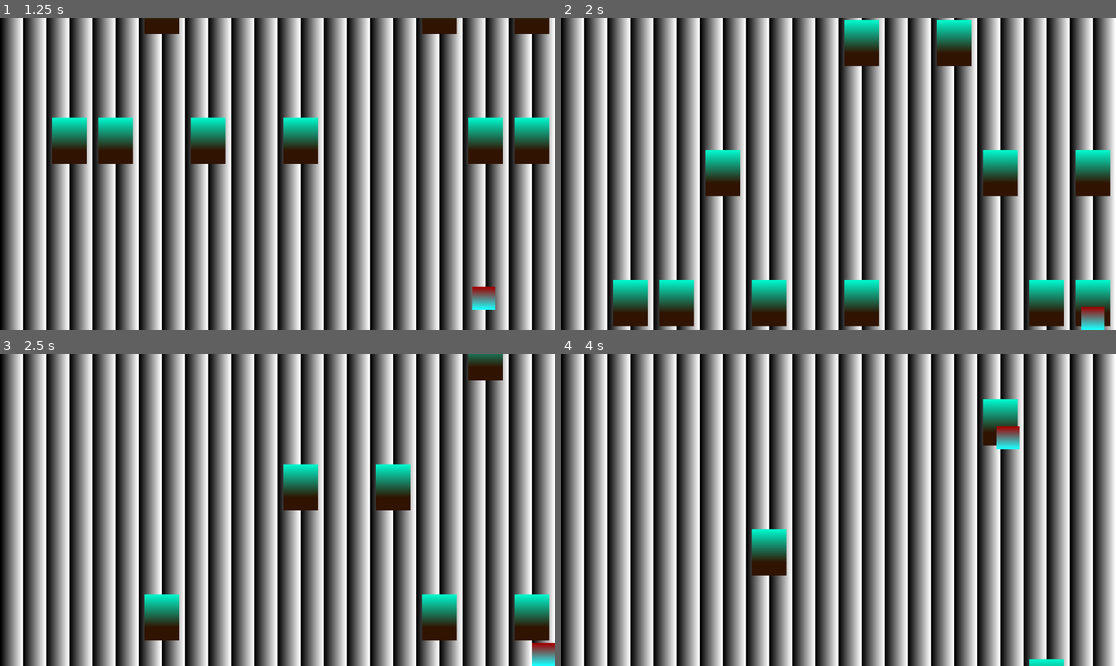
Above: before the commit, frames 1-4 (two rows, left to right).
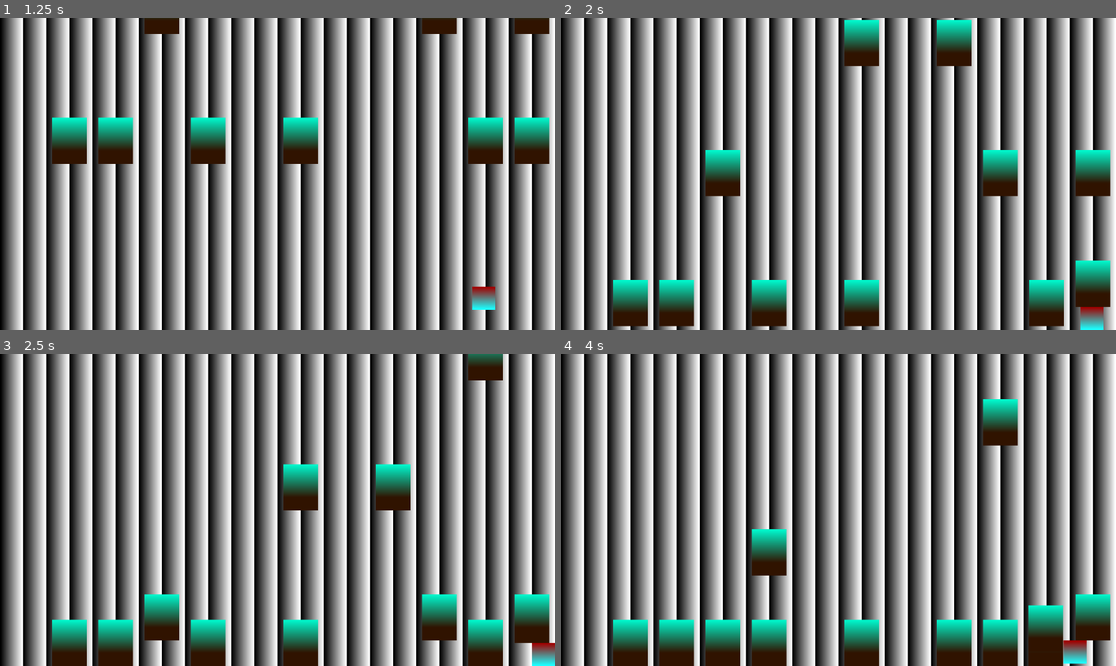
Above: after the commit, the same moments.

Repository: appellatebaton0/siege-9
Game: Godot game, scene res://scenes/main.tscn
Same seed, same stepped clock (60 frames per second), same inputs: the game is played once before the commit and once after it.
Inputs:
- Up to frame 1 (1.25 s): tap Enter at 0.5 s; hold D (Right) from 0.53 s (still down)
- Up to frame 2 (2 s): release D (Right) at 1.28 s; hold S (Down) from 1.28 s (still down)
- Up to frame 3 (2.5 s): release S (Down) at 2.03 s; hold D (Right) from 2.03 s (still down)
- Up to frame 4 (4 s): release D (Right) at 2.78 s; hold W (Up) 2.78-3.53 s; hold A (Left) from 3.53 s (still down)

Frame 1 is identical in both runs. In frame 2, 1.1% of the frame differs, in the area x 92-99%, y 77-100%; in frame 3, 4.7%; in frame 4, 9.3%, in the area x 9-99%, y 23-100%.

Commit message:
v0.6 - Stopping
Made the Sleds stop upon collision with the Player or the bottom of the screen, and made them actually stop the player.

Diff:
--- a/project.godot
+++ b/project.godot
@@ -56,3 +56,4 @@
 2d_physics/layer_1="Environment"
 2d_physics/layer_2="Sled"
 2d_physics/layer_3="Player"
+2d_physics/layer_4="Playspace"
--- a/scenes/main.tscn
+++ b/scenes/main.tscn
@@ -31,10 +31,6 @@
 
 [node name="Main" type="Node"]
 
-[node name="Camera2D" type="Camera2D" parent="."]
-position = Vector2(192, 108)
-zoom = Vector2(3, 3)
-
 [node name="TileMapLayer" type="TileMapLayer" parent="."]
 tile_map_data = PackedByteArray("AAAAAAAAAAAAAAAAAAAAAAEAAAAAAAAAAAAAAAIAAAAAAAAAAAAAAAMAAAAAAAAAAAAAAAQAAAAAAAAAAAAAAA …(5296 unchanged characters)…
 tile_set = SubResource("TileSet_tbgi4")
@@ -47,7 +43,8 @@
 [node name="Player" type="CharacterBody2D" parent="."]
 position = Vector2(218, 194)
 collision_layer = 4
-collision_mask = 3
+collision_mask = 11
+motion_mode = 1
 script = ExtResource("3_sugp2")
 
 [node name="CollisionShape2D" type="CollisionShape2D" parent="Player"]
@@ -56,21 +53,33 @@
 [node name="Sprite2D" type="Sprite2D" parent="Player"]
 texture = SubResource("GradientTexture2D_tbgi4")
 
-[node name="StaticBody2D" type="StaticBody2D" parent="."]
+[node name="Camera2D" type="Camera2D" parent="."]
+position = Vector2(192, 108)
+zoom = Vector2(3, 3)
+
+[node name="Playspace" type="StaticBody2D" parent="Camera2D"]
+collision_layer = 8
 collision_mask = 7
 
-[node name="CollisionShape2D" type="CollisionShape2D" parent="StaticBody2D"]
-position = Vector2(-10, 112.5)
+[node name="CollisionShape2D" type="CollisionShape2D" parent="Camera2D/Playspace"]
+position = Vector2(-202, 4.5)
 shape = SubResource("RectangleShape2D_sugp2")
 
-[node name="CollisionShape2D2" type="CollisionShape2D" parent="StaticBody2D"]
-position = Vector2(394, 112.5)
+[node name="CollisionShape2D2" type="CollisionShape2D" parent="Camera2D/Playspace"]
+position = Vector2(202, 4.5)
 shape = SubResource("RectangleShape2D_sugp2")
 
-[node name="CollisionShape2D3" type="CollisionShape2D" parent="StaticBody2D"]
-position = Vector2(190.5, -10)
+[node name="CollisionShape2D3" type="CollisionShape2D" parent="Camera2D/Playspace"]
+position = Vector2(-1.5, -118)
 shape = SubResource("RectangleShape2D_jyhfs")
 
-[node name="CollisionShape2D4" type="CollisionShape2D" parent="StaticBody2D"]
-position = Vector2(191, 226)
+[node name="CollisionShape2D4" type="CollisionShape2D" parent="Camera2D/Playspace"]
+position = Vector2(-1, 118)
 shape = SubResource("RectangleShape2D_jyhfs")
+
+[node name="Environment" type="StaticBody2D" parent="."]
+position = Vector2(191, 227)
+collision_mask = 7
+
+[node name="CollisionShape2D4" type="CollisionShape2D" parent="Environment"]
+shape = SubResource("RectangleShape2D_jyhfs")
--- a/scenes/sleds/sled1.tscn
+++ b/scenes/sleds/sled1.tscn
@@ -15,9 +15,13 @@
 [sub_resource type="RectangleShape2D" id="RectangleShape2D_1i3sy"]
 size = Vector2(24, 32)
 
+[sub_resource type="RectangleShape2D" id="RectangleShape2D_4b3sv"]
+size = Vector2(26, 34)
+
 [node name="Sled" type="CharacterBody2D" groups=["Sleds"]]
-collision_layer = 0
-collision_mask = 0
+collision_layer = 2
+collision_mask = 4
+motion_mode = 1
 script = ExtResource("1_4b3sv")
 
 [node name="Sprite2D" type="Sprite2D" parent="."]
@@ -31,4 +35,6 @@
 collision_mask = 5
 
 [node name="CollisionShape2D" type="CollisionShape2D" parent="Area2D"]
-shape = SubResource("RectangleShape2D_1i3sy")
+shape = SubResource("RectangleShape2D_4b3sv")
+
+[connection signal="body_entered" from="Area2D" to="." method="_on_body_entered"]
--- a/scripts/sled.gd
+++ b/scripts/sled.gd
@@ -7,3 +7,7 @@
 	velocity.y = speed * 100.0 * delta
 
 	move_and_slide()
+
+
+func _on_body_entered(body: Node2D) -> void:
+	speed = 0
Not shown: 1 places in scenes/sleds/sled1.tscn that only renumber resources
